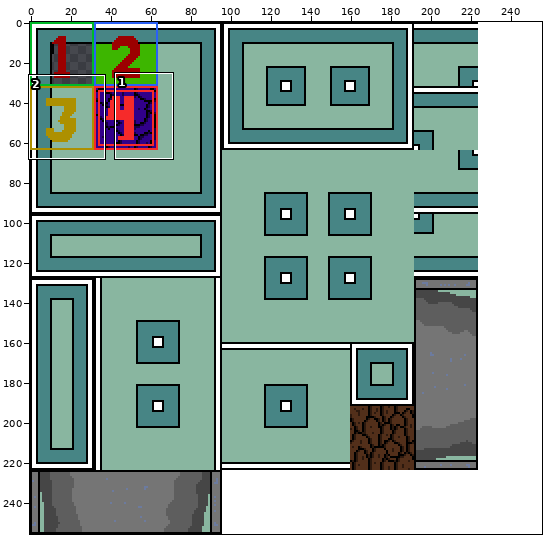
Sprite sheet: sprites.png. The first picture is a wide view before the edit; the outline marks the close-up.
Close-up. Before the commit:
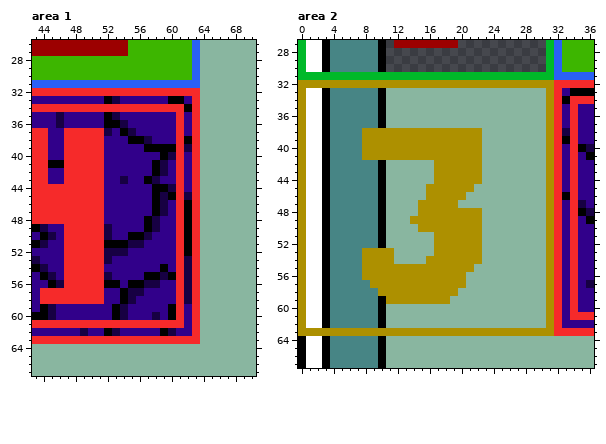
The file is 256x256 pixels. Colours within 5 levels of each other are drawn and written as one. Shown: area 1: x 43..70, y 26..67; area 2: x 0..36, y 27..67.
Now the later version:
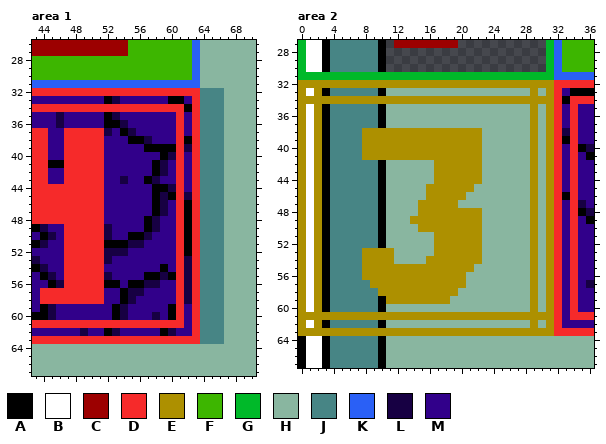
Palette (. is transparent): A #000000  B #ffffff  C #9c0000  D #f62a2a  E #ad9000  F #3db600  G #00b929  H #89b6a0  J #478585  K #2a60f6  L #170043  M #31008a
Changes in this commit:
--- area 1
@@ x 62..68 @@
 31 KKHHHHH
-32 DDHHHHH
-33 MDHHHHH
-34 ADHHHHH
-35 MDHHHHH
-36 MDHHHHH
-37 MDHHHHH
-38 ADHHHHH
-39 LDHHHHH
-40 MDHHHHH
-41 MDHHHHH
-42 MDHHHHH
-43 MDHHHHH
-44 MDHHHHH
-45 LDHHHHH
-46 ADHHHHH
-47 ADHHHHH
-48 ADHHHHH
-49 ADHHHHH
-50 ADHHHHH
-51 ADHHHHH
-52 ADHHHHH
-53 LDHHHHH
-54 LDHHHHH
-55 LDHHHHH
-56 LDHHHHH
-57 LDHHHHH
-58 LDHHHHH
-59 MDHHHHH
-60 MDHHHHH
-61 MDHHHHH
-62 MDHHHHH
-63 DDHHHHH
+32 DDJJJHH
+33 MDJJJHH
+34 ADJJJHH
+35 MDJJJHH
+36 MDJJJHH
+37 MDJJJHH
+38 ADJJJHH
+39 LDJJJHH
+40 MDJJJHH
+41 MDJJJHH
+42 MDJJJHH
+43 MDJJJHH
+44 MDJJJHH
+45 LDJJJHH
+46 ADJJJHH
+47 ADJJJHH
+48 ADJJJHH
+49 ADJJJHH
+50 ADJJJHH
+51 ADJJJHH
+52 ADJJJHH
+53 LDJJJHH
+54 LDJJJHH
+55 LDJJJHH
+56 LDJJJHH
+57 LDJJJHH
+58 LDJJJHH
+59 MDJJJHH
+60 MDJJJHH
+61 MDJJJHH
+62 MDJJJHH
+63 DDJJJHH
 64 HHHHHHH
--- area 2
@@ x 0..36 @@
 32 EEEEEEEEEEEEEEEEEEEEEEEEEEEEEEEEDDDDD
-33 EBBAJJJJJJAHHHHHHHHHHHHHHHHHHHHEDMAAA
-34 EBBAJJJJJJAHHHHHHHHHHHHHHHHHHHHEDADDD
-35 EBBAJJJJJJAHHHHHHHHHHHHHHHHHHHHEDMDMM
-36 EBBAJJJJJJAHHHHHHHHHHHHHHHHHHHHEDMDMM
-37 EBBAJJJJJJAHHHHHHHHHHHHHHHHHHHHEDMDMM
-38 EBBAJJJJEEEEEEEEEEEEEEEHHHHHHHHEDLDMM
-39 EBBAJJJJEEEEEEEEEEEEEEEHHHHHHHHEDADMM
-40 EBBAJJJJEEEEEEEEEEEEEEEHHHHHHHHEDMDAL
-41 EBBAJJJJEEEEEEEEEEEEEEEHHHHHHHHEDMDMA
-42 EBBAJJJJJJAHHHHHHEEEEEEHHHHHHHHEDMDMM
-43 EBBAJJJJJJAHHHHHHEEEEEEHHHHHHHHEDMDMM
-44 EBBAJJJJJJAHHHHHHEEEEEEHHHHHHHHEDMDMM
-45 EBBAJJJJJJAHHHHHEEEEEEHHHHHHHHHEDMDMM
-46 EBBAJJJJJJAHHHHHEEEEEHHHHHHHHHHEDADMM
-47 EBBAJJJJJJAHHHHEEEEEHHHHHHHHHHHEDMDLM
-48 EBBAJJJJJJAHHHHEEEEEEEEHHHHHHHHEDMDAL
-49 EBBAJJJJJJAHHHEEEEEEEEEHHHHHHHHEDMDMA
-50 EBBAJJJJJJAHHHHEEEEEEEEHHHHHHHHEDMDMM
-51 EBBAJJJJJJAHHHHHHEEEEEEHHHHHHHHEDMDMM
-52 EBBAJJJJJJAHHHHHHEEEEEEHHHHHHHHEDMDMM
-53 EBBAJJJJEEEEHHHHHEEEEEEHHHHHHHHEDMDMM
-54 EBBAJJJJEEEEHHHHEEEEEEEHHHHHHHHEDMDMM
-55 EBBAJJJJEEEEEEEEEEEEEEHHHHHHHHHEDMDMM
-56 EBBAJJJJEEEEEEEEEEEEEHHHHHHHHHHEDMDMM
-57 EBBAJJJJJEEEEEEEEEEEEHHHHHHHHHHEDMDML
-58 EBBAJJJJJJEEEEEEEEEEHHHHHHHHHHHEDMDMM
-59 EBBAJJJJJJAEEEEEEEEHHHHHHHHHHHHEDMDMM
-60 EBBAJJJJJJAHHHHHHHHHHHHHHHHHHHHEDMDMM
-61 EBBAJJJJJJAHHHHHHHHHHHHHHHHHHHHEDMDDD
-62 EBBAJJJJJJAHHHHHHHHHHHHHHHHHHHHEDMMMM
+33 EBEAJJJJJJAHHHHHHHHHHHHHHHHHHEHEDMAAA
+34 EEEEEEEEEEEEEEEEEEEEEEEEEEEEEEEEDADDD
+35 EBEAJJJJJJAHHHHHHHHHHHHHHHHHHEHEDMDMM
+36 EBEAJJJJJJAHHHHHHHHHHHHHHHHHHEHEDMDMM
+37 EBEAJJJJJJAHHHHHHHHHHHHHHHHHHEHEDMDMM
+38 EBEAJJJJEEEEEEEEEEEEEEEHHHHHHEHEDLDMM
+39 EBEAJJJJEEEEEEEEEEEEEEEHHHHHHEHEDADMM
+40 EBEAJJJJEEEEEEEEEEEEEEEHHHHHHEHEDMDAL
+41 EBEAJJJJEEEEEEEEEEEEEEEHHHHHHEHEDMDMA
+42 EBEAJJJJJJAHHHHHHEEEEEEHHHHHHEHEDMDMM
+43 EBEAJJJJJJAHHHHHHEEEEEEHHHHHHEHEDMDMM
+44 EBEAJJJJJJAHHHHHHEEEEEEHHHHHHEHEDMDMM
+45 EBEAJJJJJJAHHHHHEEEEEEHHHHHHHEHEDMDMM
+46 EBEAJJJJJJAHHHHHEEEEEHHHHHHHHEHEDADMM
+47 EBEAJJJJJJAHHHHEEEEEHHHHHHHHHEHEDMDLM
+48 EBEAJJJJJJAHHHHEEEEEEEEHHHHHHEHEDMDAL
+49 EBEAJJJJJJAHHHEEEEEEEEEHHHHHHEHEDMDMA
+50 EBEAJJJJJJAHHHHEEEEEEEEHHHHHHEHEDMDMM
+51 EBEAJJJJJJAHHHHHHEEEEEEHHHHHHEHEDMDMM
+52 EBEAJJJJJJAHHHHHHEEEEEEHHHHHHEHEDMDMM
+53 EBEAJJJJEEEEHHHHHEEEEEEHHHHHHEHEDMDMM
+54 EBEAJJJJEEEEHHHHEEEEEEEHHHHHHEHEDMDMM
+55 EBEAJJJJEEEEEEEEEEEEEEHHHHHHHEHEDMDMM
+56 EBEAJJJJEEEEEEEEEEEEEHHHHHHHHEHEDMDMM
+57 EBEAJJJJJEEEEEEEEEEEEHHHHHHHHEHEDMDML
+58 EBEAJJJJJJEEEEEEEEEEHHHHHHHHHEHEDMDMM
+59 EBEAJJJJJJAEEEEEEEEHHHHHHHHHHEHEDMDMM
+60 EBEAJJJJJJAHHHHHHHHHHHHHHHHHHEHEDMDMM
+61 EEEEEEEEEEEEEEEEEEEEEEEEEEEEEEEEDMDDD
+62 EBEAJJJJJJAHHHHHHHHHHHHHHHHHHEHEDMMMM
 63 EEEEEEEEEEEEEEEEEEEEEEEEEEEEEEEEDDDDD
Changed places in both close-ups, as pixel boxes (x1, y1, x2, y2):
changed: (200, 88, 224, 344)
changed: (306, 88, 546, 328)
